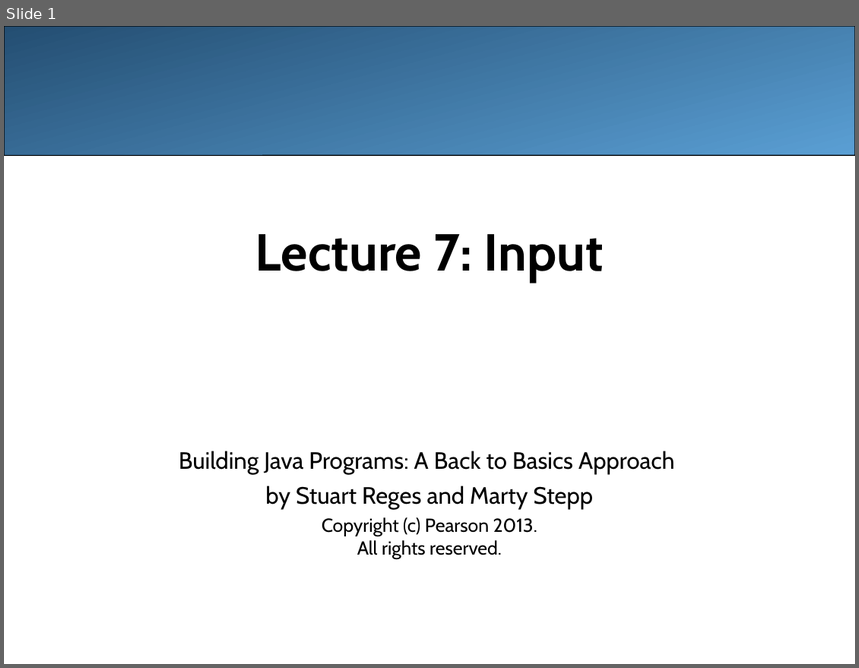
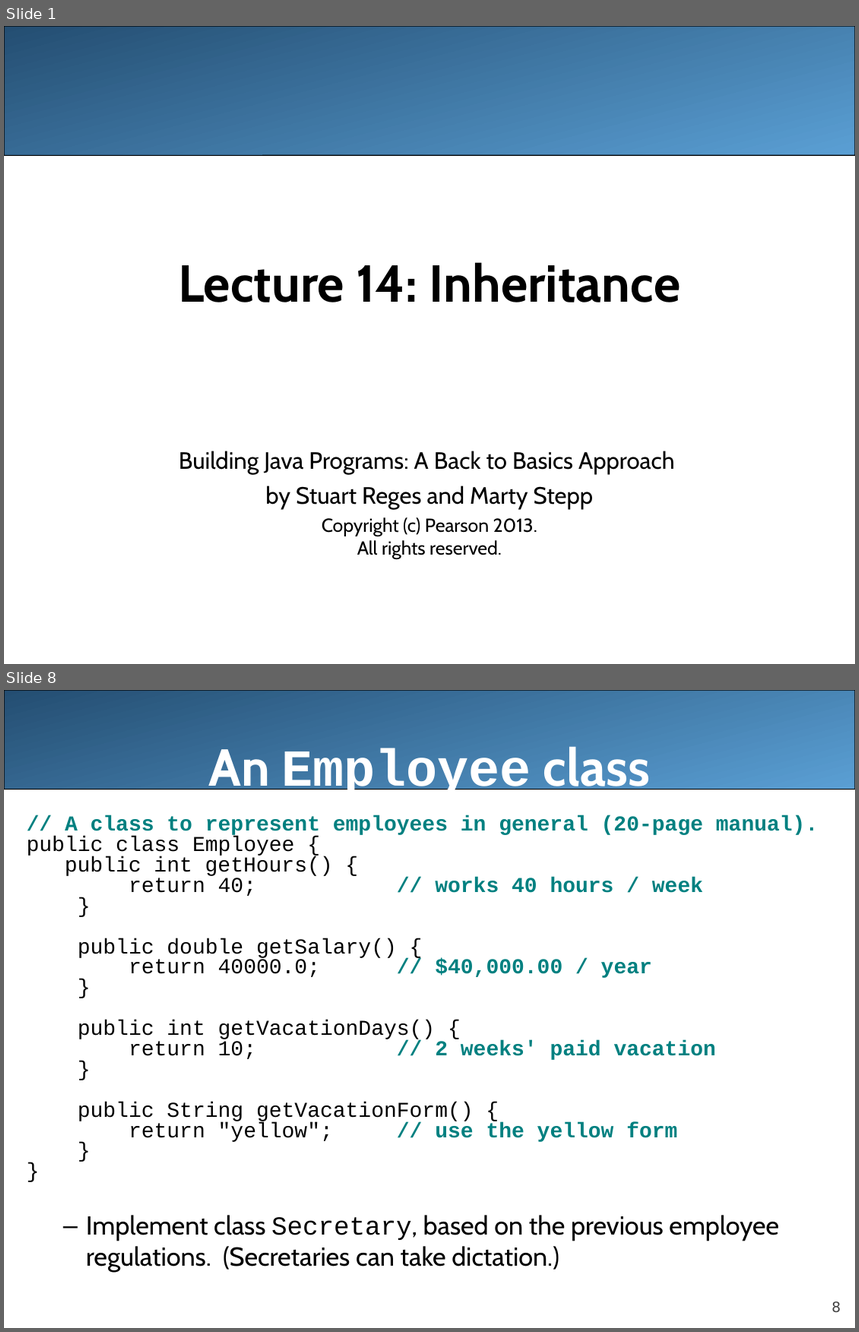
Before and after one commit to LongBaoNguyen/longbaonguyen.github.io, a slide deck: courses/apcsa/lecture14.ppt. Shown one above the other, each under a label of ours: slide 1 before the commit, slides 1 and 8 after it; the slides between them are not shown. The pictures are 859x668 and 859x1332 pixels, drawn with LibreOffice and Linux fonts; fonts in the diff are those of the drawing. Boxes give left, top, right and bottom in pixels: in the first picture for what was removed or moved away, otherwise in the second. Text is boxed around its words. In the diff, an @@ line names an element or a change of style, - is before the commit and + after.

Commit message:
inheritance

```diff
--- a/courses/apcsa/lecture14.ppt
+++ b/courses/apcsa/lecture14.ppt
@@ slide 8 added at box(4, 690, 855, 1328), background #FFFFFF @@
@@ rounded rectangle added at box(4, 690, 855, 790), fill gradient #244E72 to #5A9FD4, outline #000000 0.74 pt @@
@@ title added at box(208, 746, 651, 799), 44 pt, text #FFFFFF, bold @@
+An Employee class
@@ text added at box(27, 815, 818, 1273), 18 pt, text #000000 @@
+// A class to represent employees in general (20-page manual).
+public class Employee {
+public int getHours() {
+return 40; // works 40 hours / week
+}
+public double getSalary() {
+return 40000.0; // $40,000.00 / year
+}
+public int getVacationDays() {
+return 10; // 2 weeks' paid vacation
+}
+public String getVacationForm() {
+return "yellow"; // use the yellow form
+}
+}
+  – Implement class Secretary, based on the previous employee regulations. (Secretaries can take dictation.)
@@ page number added at box(832, 1302, 841, 1313), 12 pt, text #424242 @@
+8
@@ slide 1 changed as well @@
@@ title at box(178, 262, 680, 303): text changed @@
-Lecture 7: Input
+Lecture 14: Inheritance
```
Also in this commit, not shown: 1 other slide changed, 20 other slides added, 34 slides removed, 27 other files.
